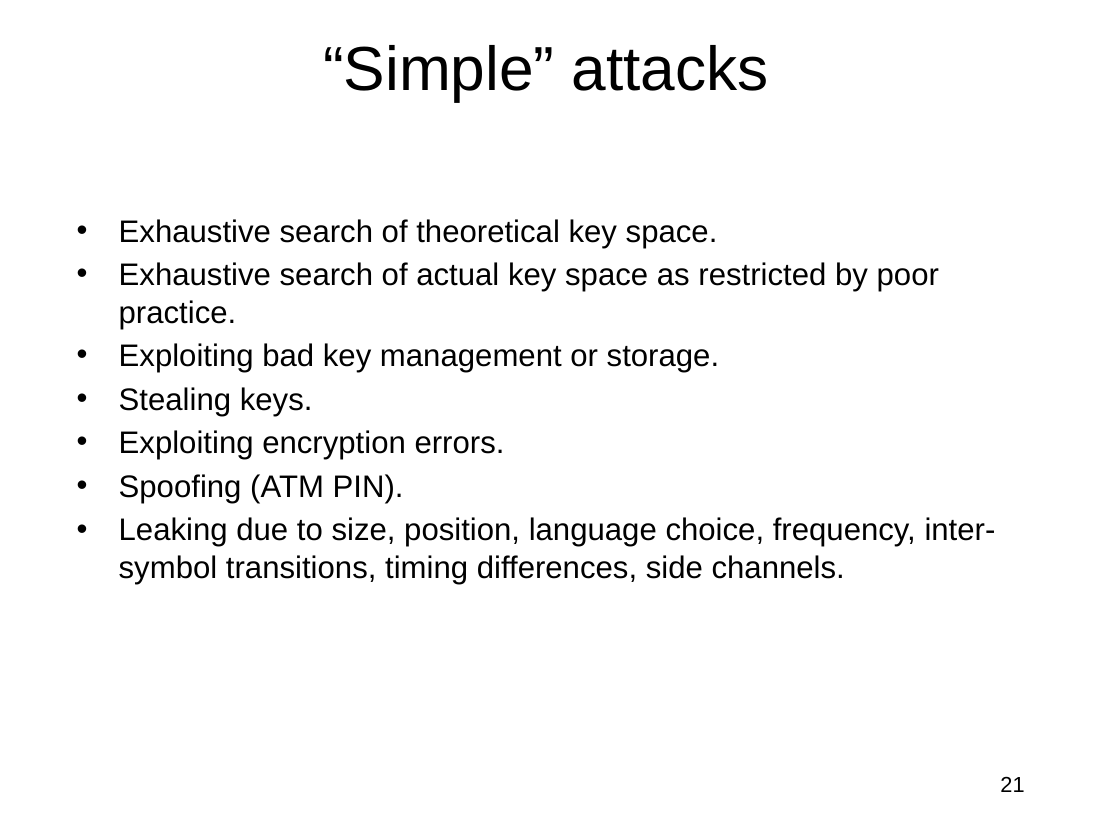
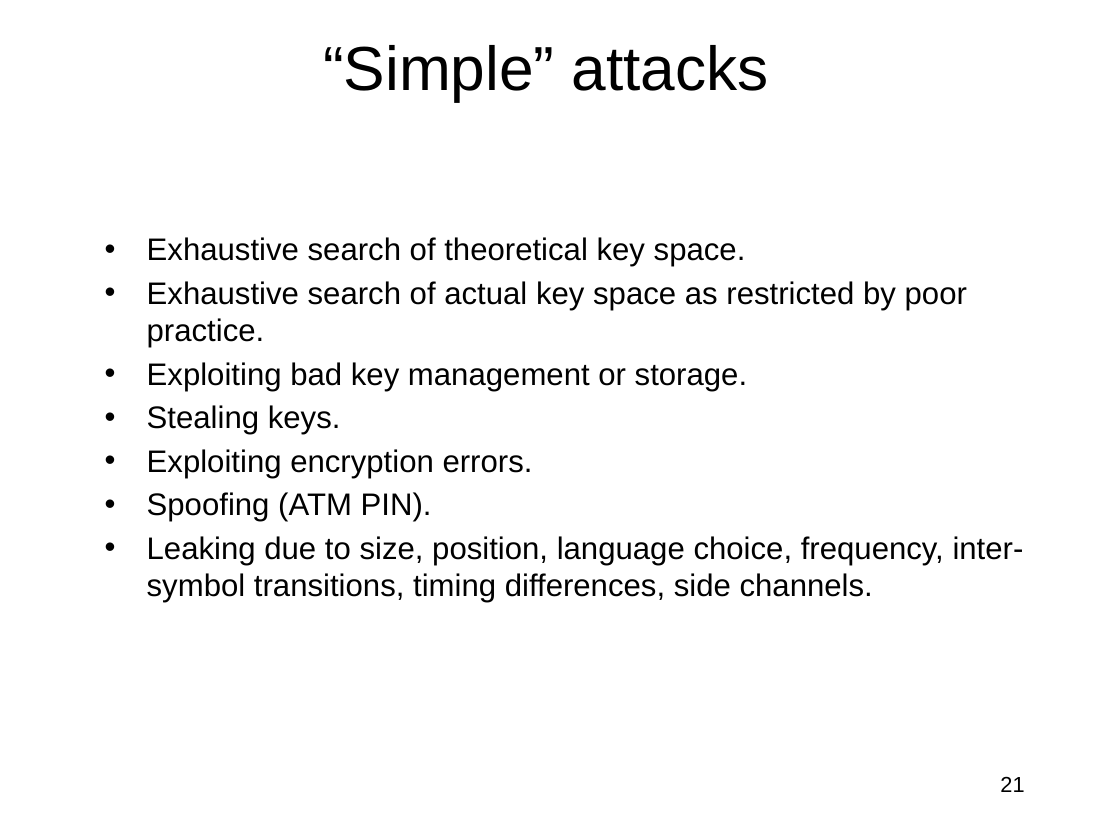
Before and after one commit to jlmucb/class_notes, a slide deck: slide 21 of BerkeleyClass/CS290Spring2013/Lectures/Cryptoclass1.pptx. Drawn at 1120x840 pixels with LibreOffice and Linux fonts; fonts in the diff are those of the drawing. Boxes give left, top, right and bottom in pixels: in the first picture for what was removed or moved away, otherwise in the second. Text is boxed around its words. In the diff, an @@ line names an element or a change of style, - is before the commit and + after.

```diff
--- a/BerkeleyClass/CS290Spring2013/Lectures/Cryptoclass1.pptx
+++ b/BerkeleyClass/CS290Spring2013/Lectures/Cryptoclass1.pptx
@@ text "Exhaustive search of theoretical key ...": place and size @@
-text "Exhaustive search of theoretical key ..." at [119, 219, 996, 584]
+text "Exhaustive search of theoretical key ..." at [147, 237, 1024, 603]
```
Also in this commit, not shown: 3 other files.
